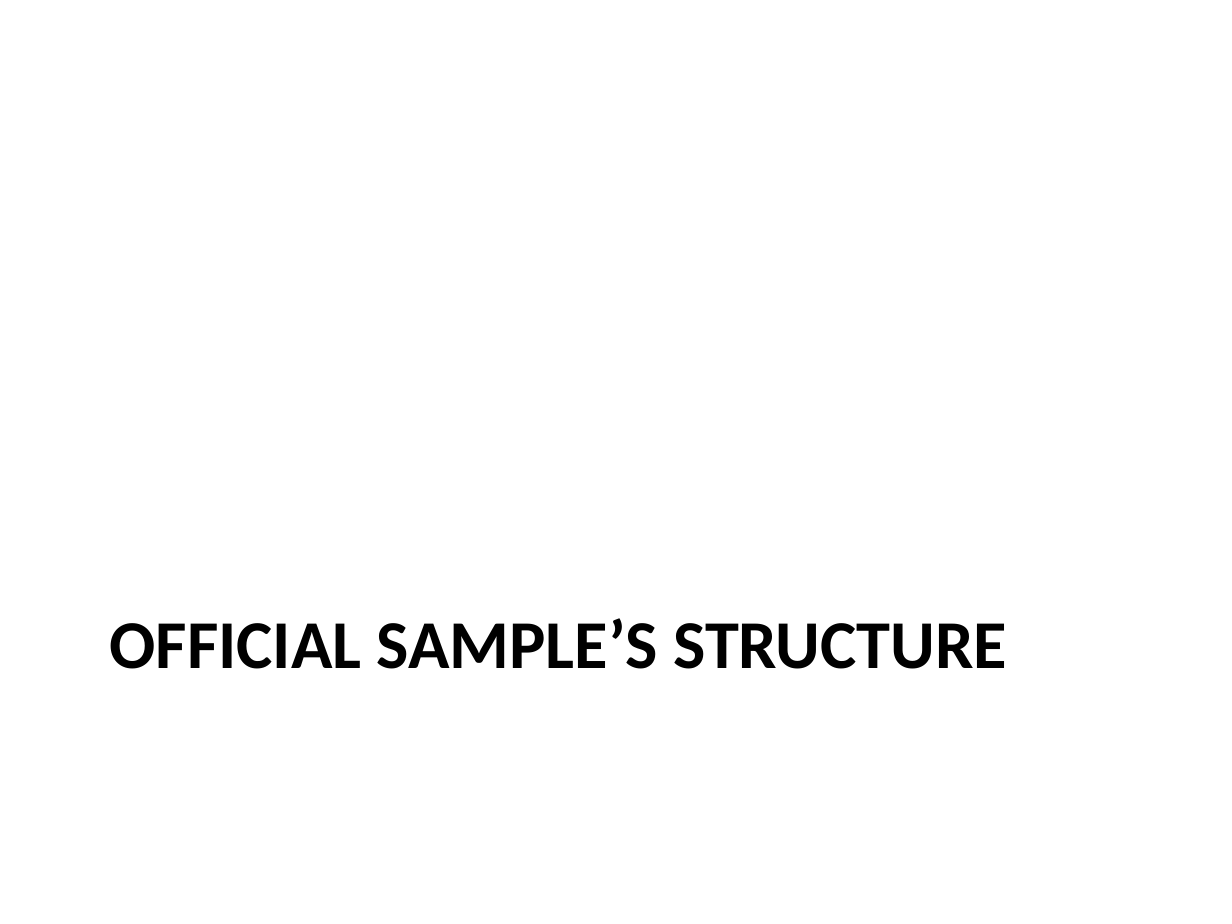
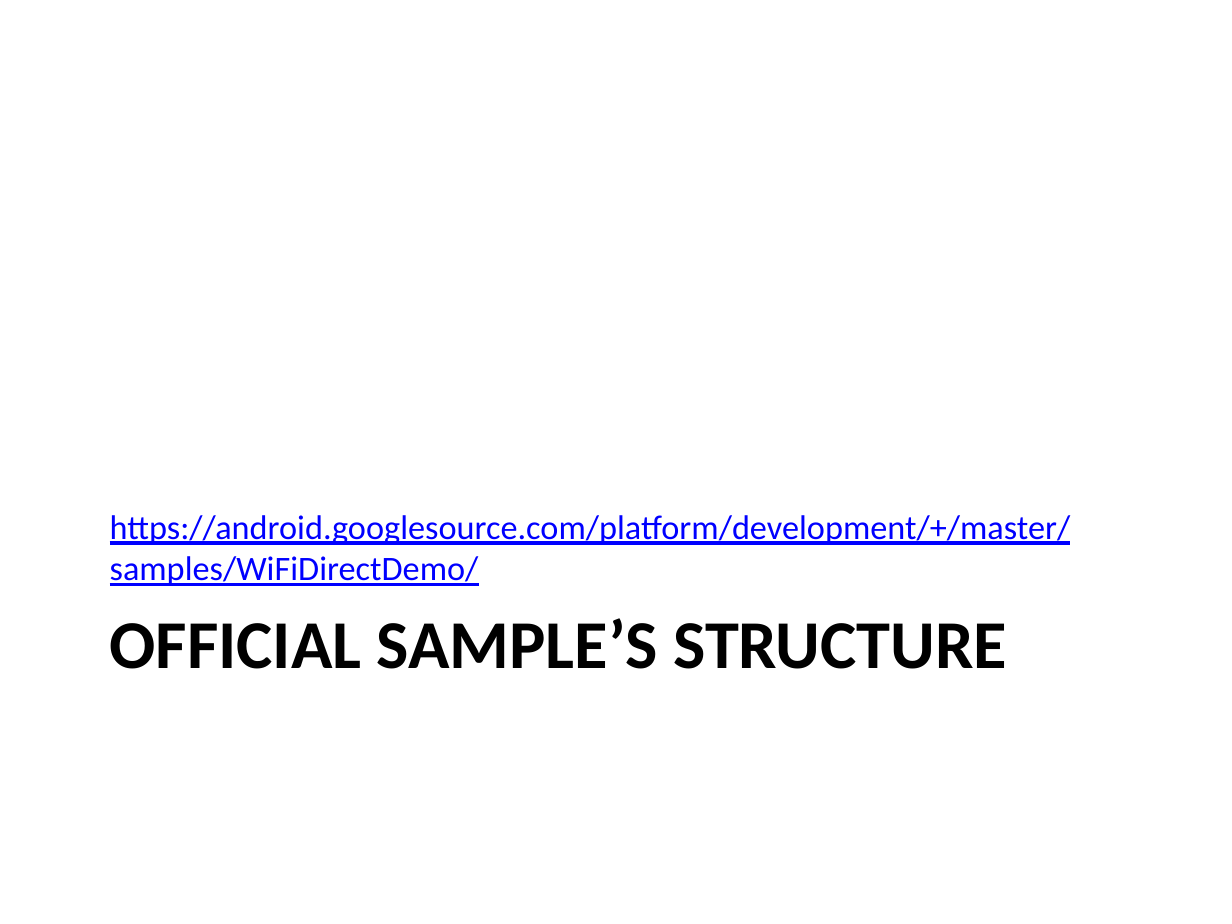
Before and after one commit to baobab2013/makesmileshutter, a slide deck: slide 5 of art/Structure Examination.pptx. Drawn at 1232x924 pixels with LibreOffice and Linux fonts; fonts in the diff are those of the drawing. Boxes give left, top, right and bottom in pixels: in the first picture for what was removed or moved away, otherwise in the second. Text is boxed around its words. In the diff, an @@ line names an element or a change of style, - is before the commit and + after.

Commit message:
Added a link of the source code into Structure Examination.pptx.

```diff
--- a/art/Structure Examination.pptx
+++ b/art/Structure Examination.pptx
@@ text added at [110, 515, 1071, 586], 20 pt, text #0000FF, underline @@
+https://android.googlesource.com/platform/development/+/master/samples/WiFiDirectDemo/
```
Also in this commit, not shown: 1 other slide changed, 1 other file.
